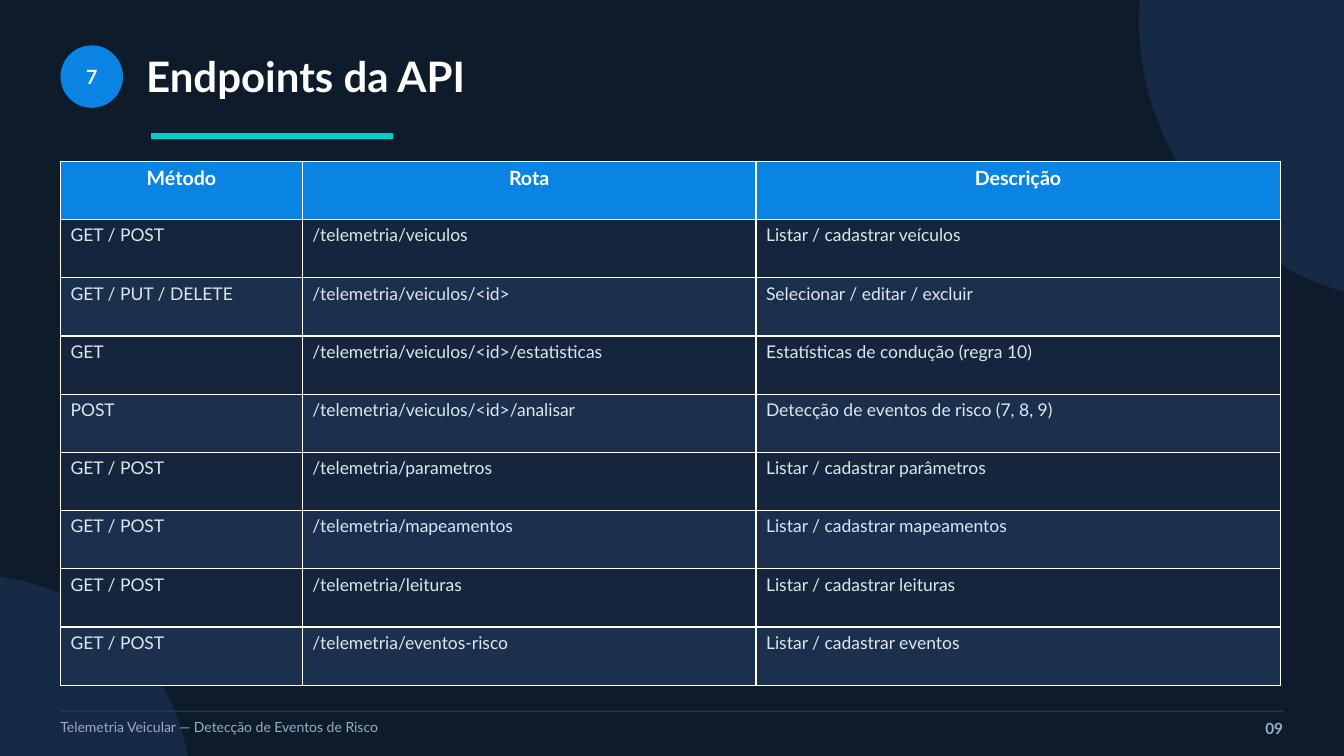
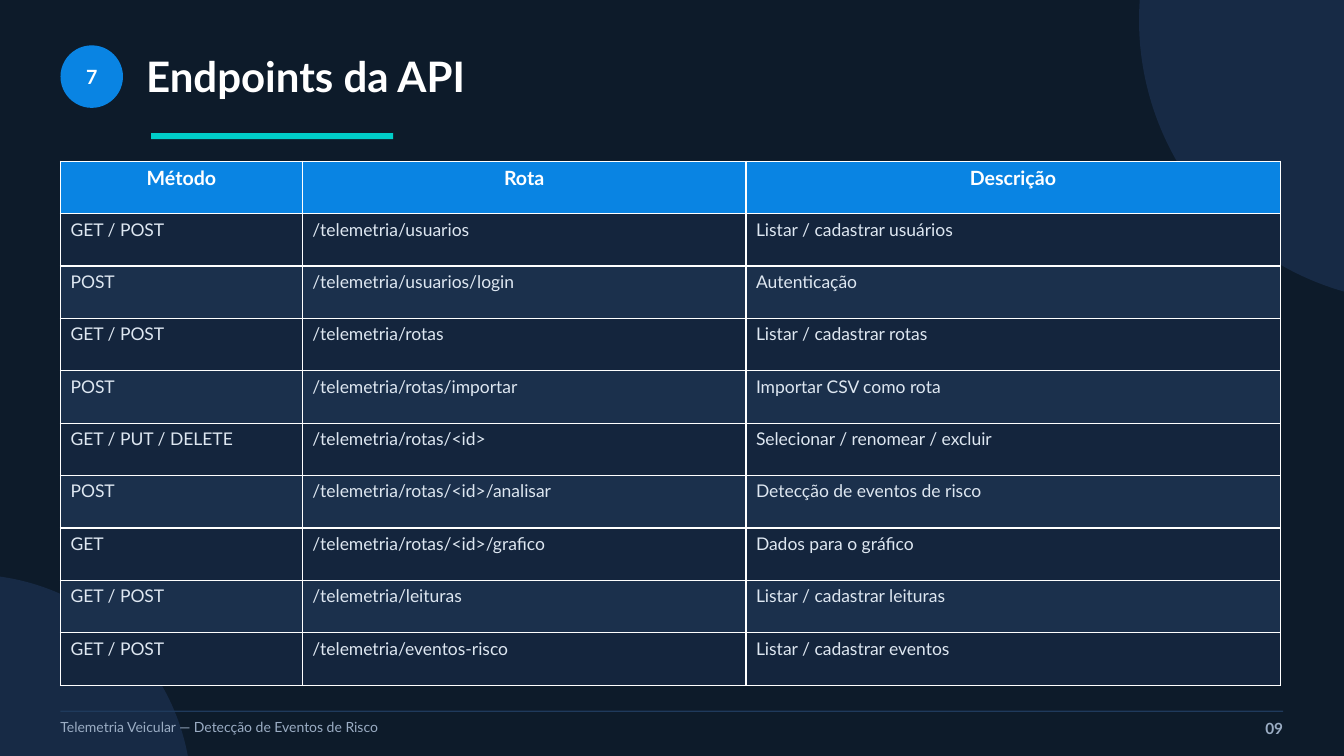
Before and after one commit to joaomauricio22/sensores-iot, a slide deck: slide 9 of apresentacao/slides_pav.pptx. Drawn at 1344x756 pixels with LibreOffice and Linux fonts; fonts in the diff are those of the drawing. Boxes give left, top, right and bottom in pixels: in the first picture for what was removed or moved away, otherwise in the second. Text is boxed around its words. In the diff, an @@ line names an element or a change of style, - is before the commit and + after.

Commit message:
Atualiza slides e guias para o novo modelo (usuário/rota) com capturas da interface

```diff
--- a/apresentacao/slides_pav.pptx
+++ b/apresentacao/slides_pav.pptx
@@ table at bbox=[60, 161, 1280, 686] @@
-row 2: GET / POST | /telemetria/veiculos | Listar / cadastrar veículos
-row 3: GET / PUT / DELETE | /telemetria/veiculos/<id> | Selecionar / editar / excluir
-row 4: GET | /telemetria/veiculos/<id>/estatisticas | Estatísticas de condução (regra 10)
-row 5: POST | /telemetria/veiculos/<id>/analisar | Detecção de eventos de risco (7, 8, 9)
-row 6: GET / POST | /telemetria/parametros | Listar / cadastrar parâmetros
-row 7: GET / POST | /telemetria/mapeamentos | Listar / cadastrar mapeamentos
+row 2: GET / POST | /telemetria/usuarios | Listar / cadastrar usuários
+row 3: POST | /telemetria/usuarios/login | Autenticação
+row 4: GET / POST | /telemetria/rotas | Listar / cadastrar rotas
+row 5: POST | /telemetria/rotas/importar | Importar CSV como rota
+row 6: GET / PUT / DELETE | /telemetria/rotas/<id> | Selecionar / renomear / excluir
+row 7: POST | /telemetria/rotas/<id>/analisar | Detecção de eventos de risco
+row 8: GET | /telemetria/rotas/<id>/grafico | Dados para o gráfico
```
Also in this commit, not shown: 7 other slides changed, 3 slides added, 1 slide removed, 10 other files.
